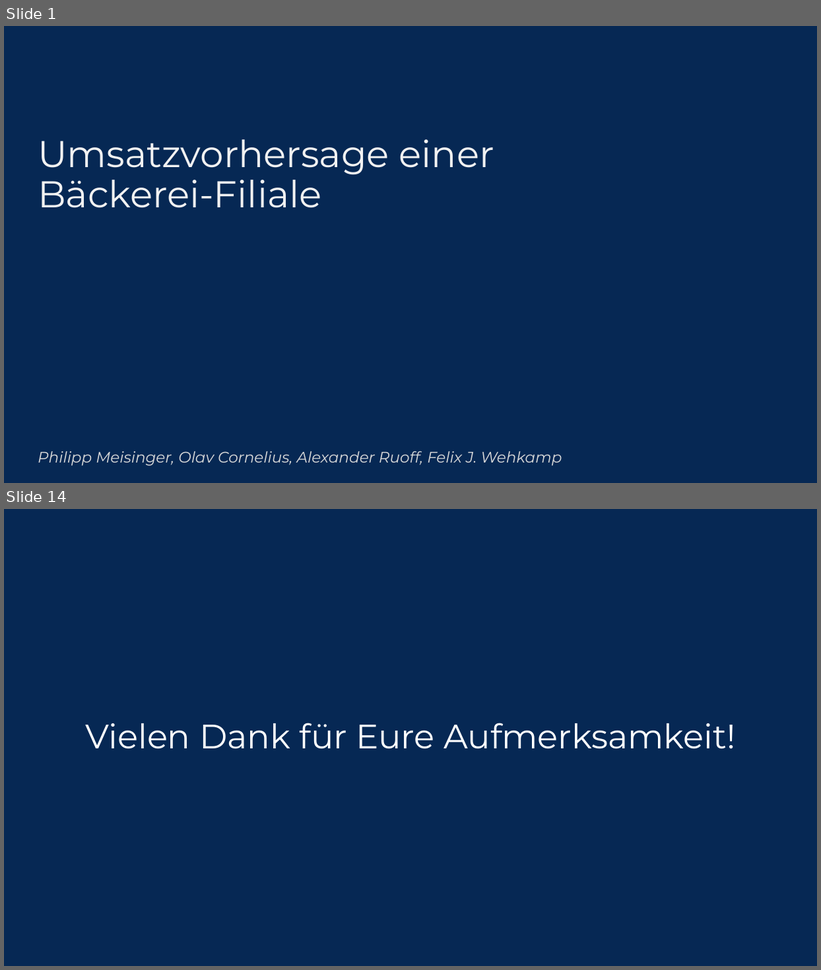
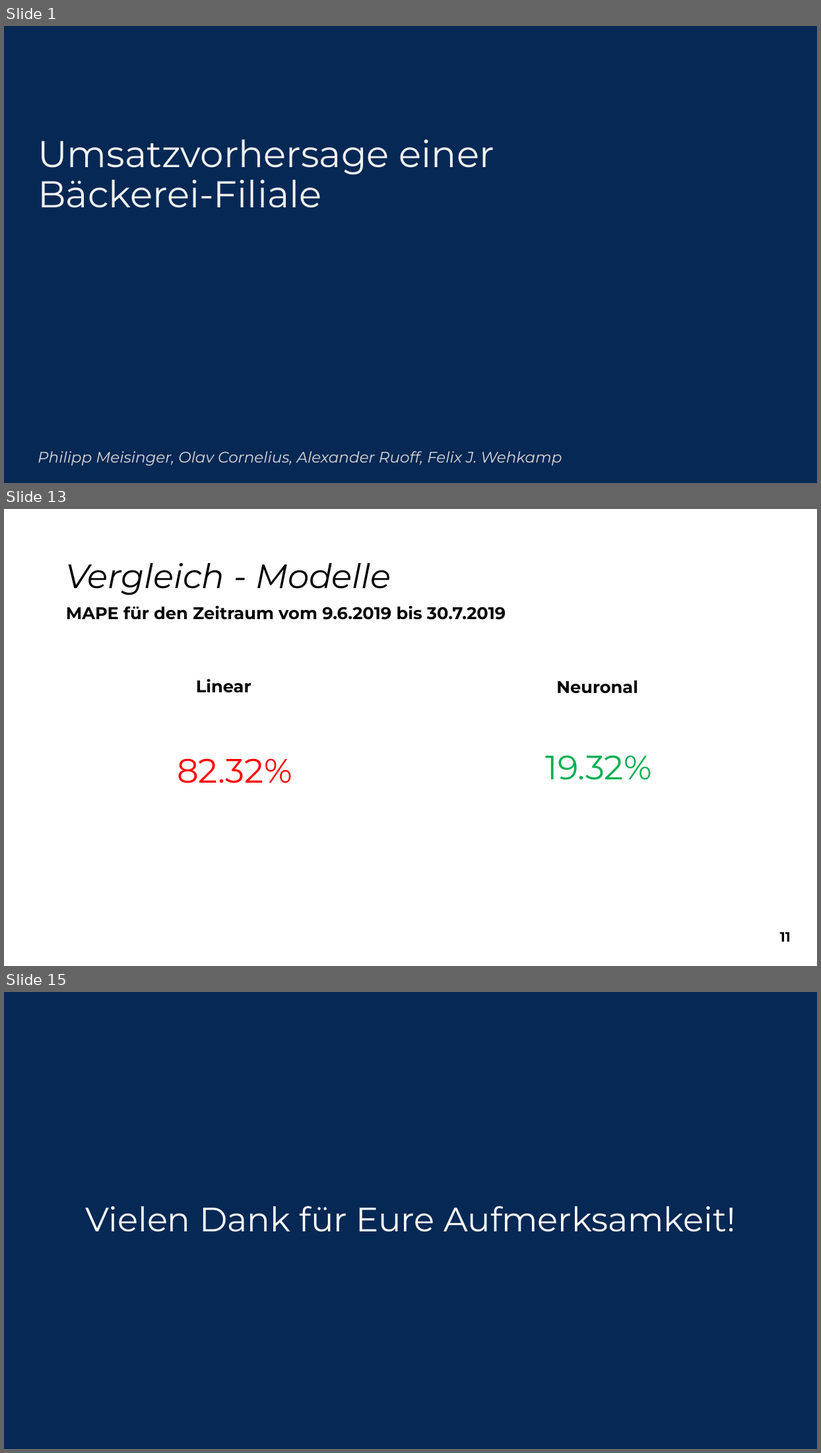
Before and after one commit to snw7/OC1-team-1, a slide deck: praesentation/abschluss-praesentation.pptx. Shown one above the other, each under a label of ours: slides 1 and 14 before the commit, slides 1, 13 and 15 after it; the slides between them are not shown. The pictures are 821x970 and 821x1453 pixels, drawn with LibreOffice and Linux fonts; fonts in the diff are those of the drawing. Boxes give left, top, right and bottom in pixels: in the first picture for what was removed or moved away, otherwise in the second. Text is boxed around its words. In the diff, an @@ line names an element or a change of style, - is before the commit and + after.

```diff
--- a/praesentation/abschluss-praesentation.pptx
+++ b/praesentation/abschluss-praesentation.pptx
@@ slide 13 added at (4,509,817,966), background #FFFFFF @@
@@ title added at (66,563,391,595), 40 pt, text #000000, italic @@
+Vergleich - Modelle
@@ text added at (66,606,506,620), 20 pt, text #000000, bold @@
+MAPE für den Zeitraum vom 9.6.2019 bis 30.7.2019
@@ text added at (196,679,252,693), 20 pt, text #000000, bold @@
+Linear
@@ text added at (556,681,638,694), 20 pt, text #000000, bold @@
+Neuronal
@@ text added at (177,758,292,784), 40 pt, text #FF0000 @@
+82.32%
@@ text added at (546,755,652,780), 40 pt, text #00B050 @@
+19.32%
@@ text added at (780,932,791,942), 16 pt, text #000000, bold @@
+11
@@ what was slide 14 is now slide 15 @@
```
Also in this commit, not shown: 12 slides changed, 1 other file.
